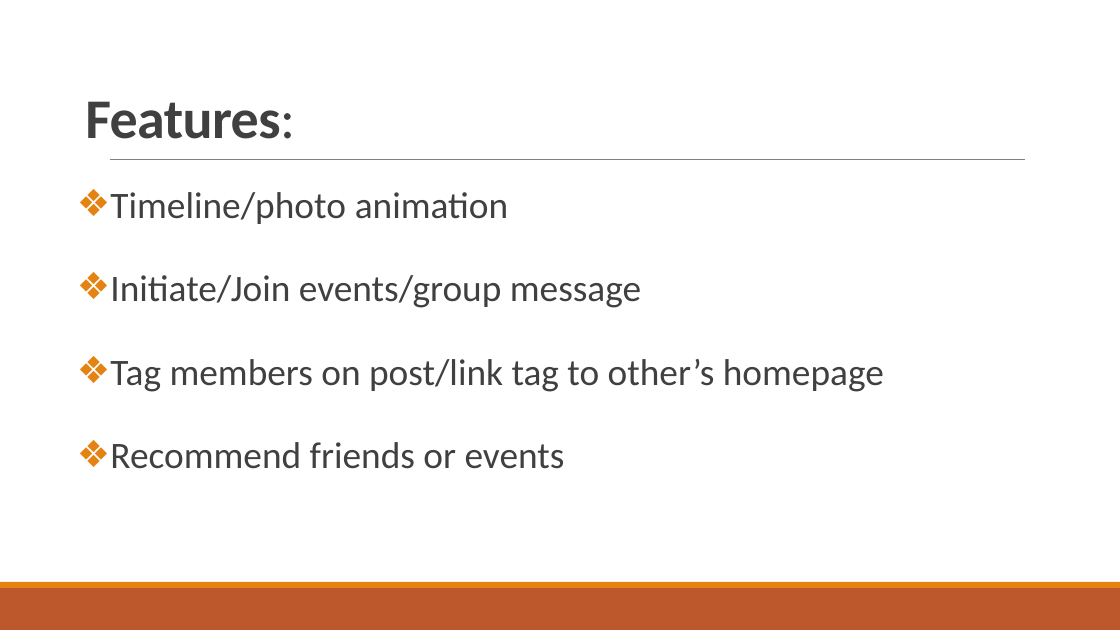
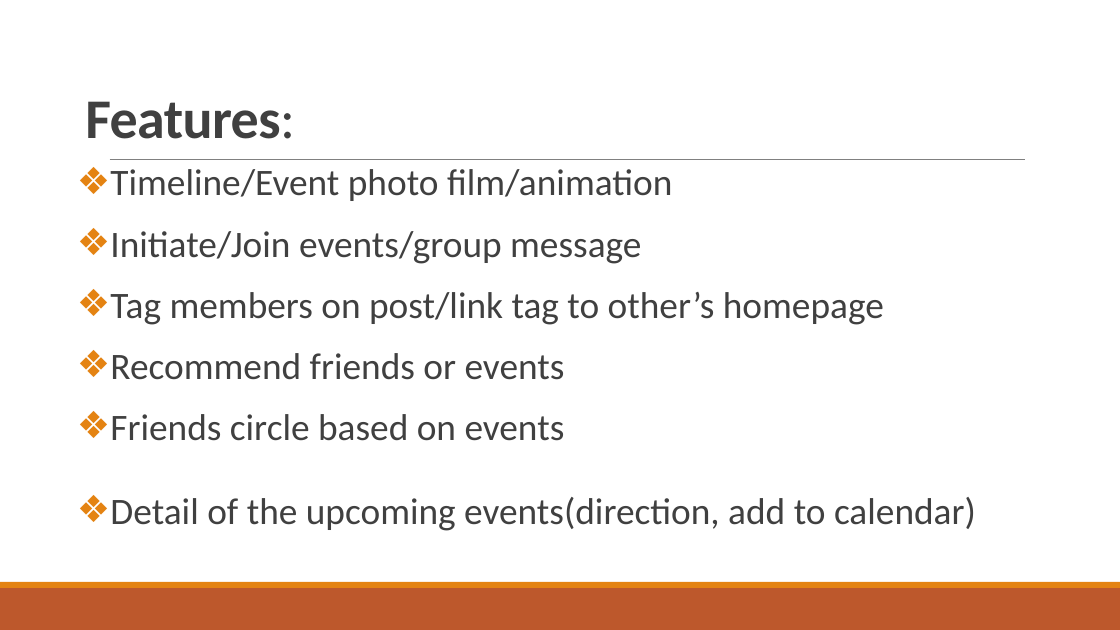
Before and after one commit to FeifeifeiGit/Web_Design_Spring2017, a slide deck: slide 7 of Final/Final Project Proposal.pptx. Drawn at 1120x630 pixels with LibreOffice and Linux fonts; fonts in the diff are those of the drawing. Boxes give left, top, right and bottom in pixels: in the first picture for what was removed or moved away, otherwise in the second. Text is boxed around its words. In the diff, an @@ line names an element or a change of style, - is before the commit and + after.

```diff
--- a/Final/Final Project Proposal.pptx
+++ b/Final/Final Project Proposal.pptx
@@ text at [110,169,672,201]: text changed @@
-❖ Timeline/photo animation
+❖ Timeline/Event photo film/animation
@@ text at [110,231,884,380]: line spacing 1.5 to 1 @@
@@ text at [110,414,976,531]: paragraphs added @@
+❖ Friends circle based on events
+❖ Detail of the upcoming events(direction, add to calendar)
```
Also in this commit, not shown: 2 other slides changed, 2 slides added, 2 other files.
